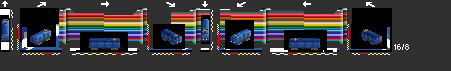
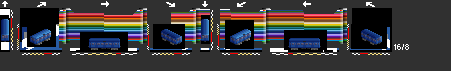
Revision of a layered (451, 71) image; what changed, layer by layer:
hid "9239lights+props" over <box>2,19,381,43</box>
hid "C1lights", painted on it over <box>3,39,381,43</box>
hid "C1roof" over <box>2,20,380,41</box>
hid "9239" over <box>2,24,378,46</box>
hid "9239sl" over <box>1,36,382,48</box>
